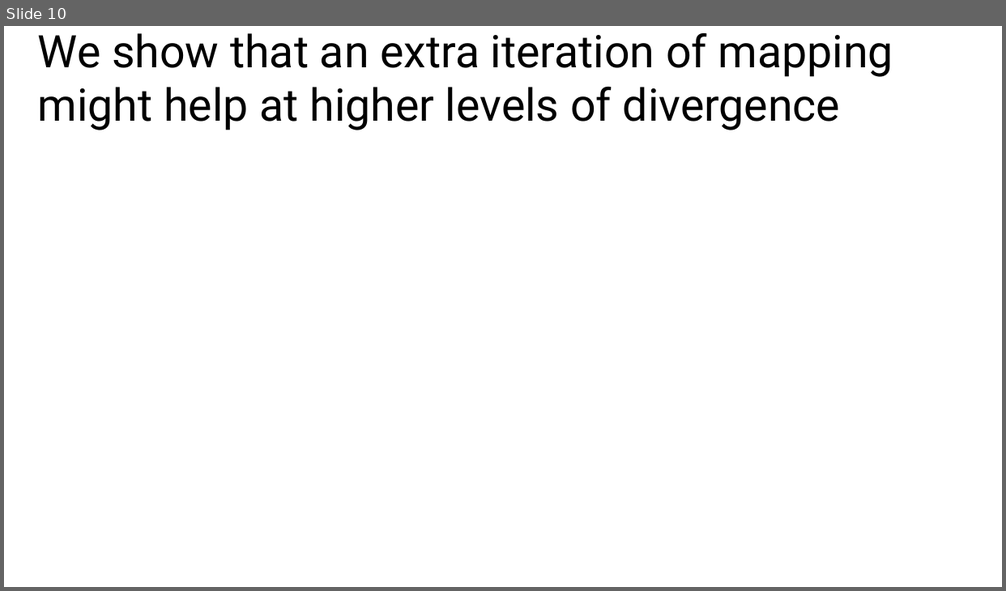
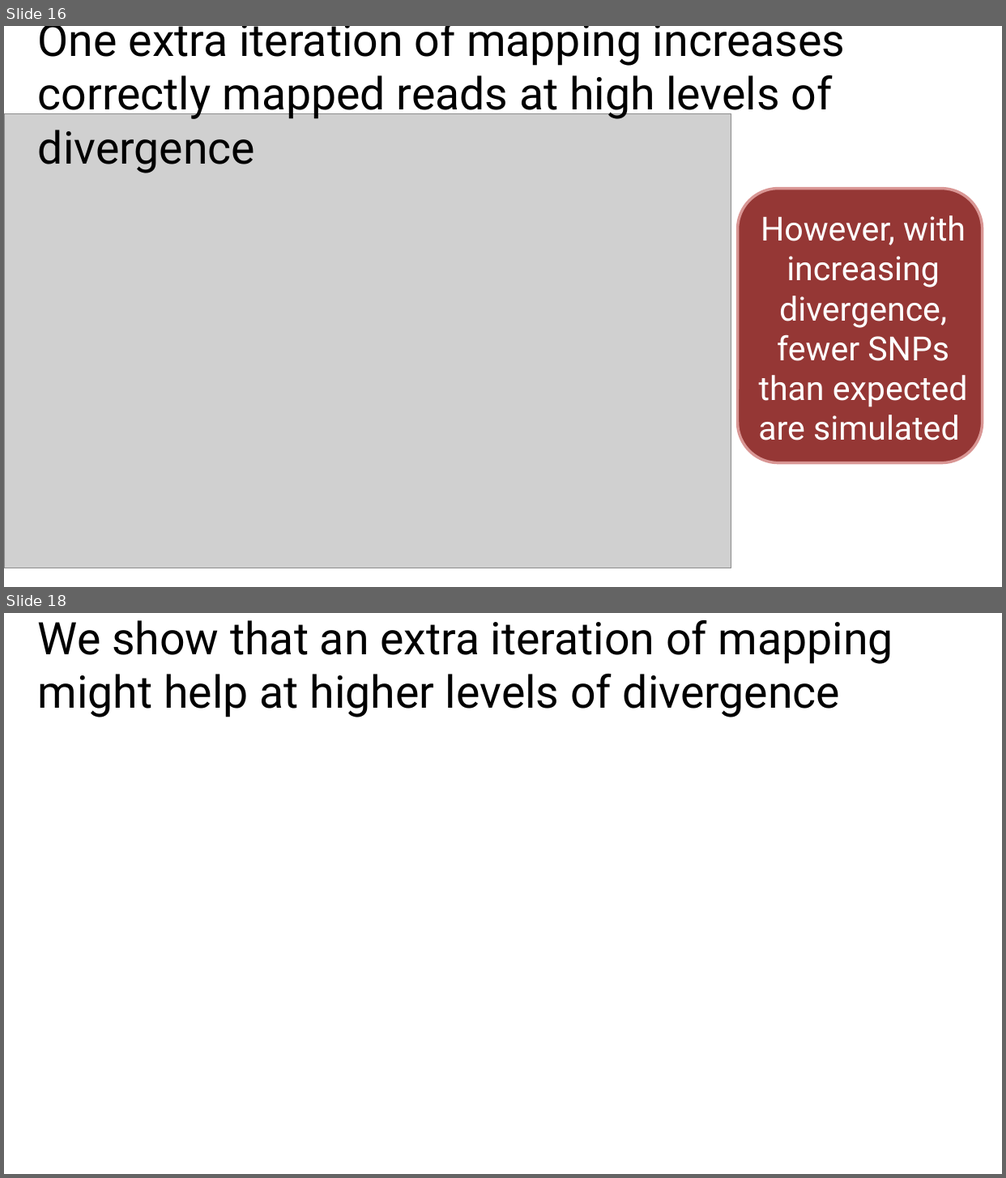
Before and after one commit to harvardinformatics/Mapping-simulations, a slide deck: evolution/Gregg-Thomas-2023-Evolution-notes.pptx. Shown one above the other, each under a label of ours: slide 10 before the commit, slides 16 and 18 after it; the slides between them are not shown. The pictures are 1006x591 and 1006x1178 pixels, drawn with LibreOffice and Linux fonts; fonts in the diff are those of the drawing; grey boxes stand for pictures. Boxes give left, top, right and bottom in pixels: in the first picture for what was removed or moved away, otherwise in the second. Text is boxed around its words. In the diff, an @@ line names an element or a change of style, - is before the commit and + after.

Commit message:
slide figures

```diff
--- a/evolution/Gregg-Thomas-2023-Evolution-notes.pptx
+++ b/evolution/Gregg-Thomas-2023-Evolution-notes.pptx
@@ slide 16 added at (x1=4, y1=26, x2=1002, y2=587), background #FFFFFF @@
@@ title added at (x1=38, y1=26, x2=845, y2=121), 32.4 pt, text #000000 @@
+One extra iteration of mapping increases correctly mapped reads at high levels of divergence
@@ picture added at (x1=4, y1=113, x2=731, y2=568) @@
@@ rounded rectangle added at (x1=738, y1=189, x2=982, y2=463), fill #953735, outline #D99694 2 pt @@
@@ text added at (x1=758, y1=216, x2=968, y2=441), 24 pt, text #FFFFFF @@
+However, with increasing divergence, fewer SNPs than expected are simulated
@@ what was slide 10 is now slide 18 @@
```
Also in this commit, not shown: 1 slide changed, 8 other slides added, 1 slide removed, 15 other files.
